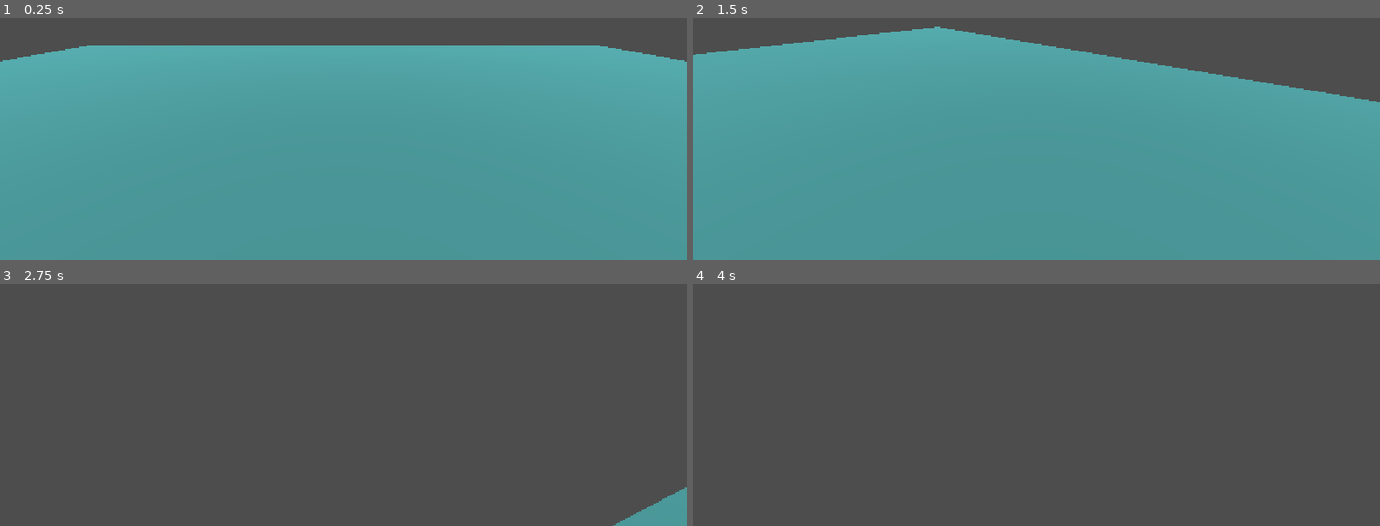
Above: before the commit, frames 1-4 (two rows, left to right).
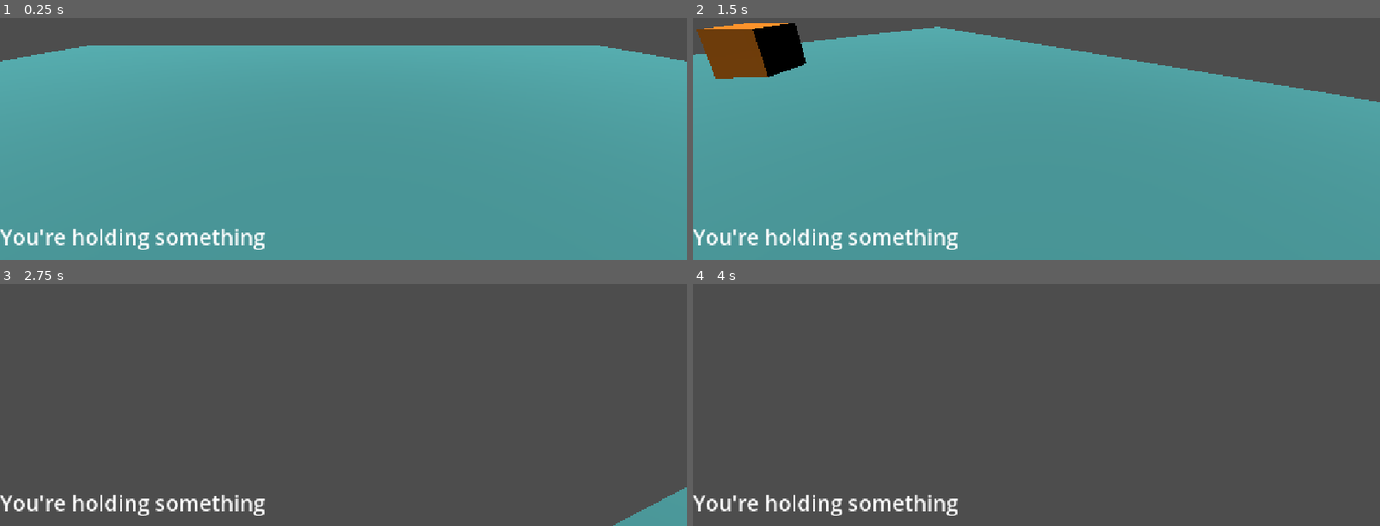
Above: after the commit, the same moments.

Repository: cdurran9/trust-no-one
Game: Godot game, scene res://scenes/levels/test_level.tscn
The game is run twice, just before and just after one commit, with the same random seed, the same clock (stepped at 60 frames per second) and the same inputs.
Inputs (mouse positions are in pixels of both pictures, inside the frame that each line leads up to):
- Up to frame 1 (0.25 s): no input
- Up to frame 2 (1.5 s): tap Enter at 0.5 s; move the mouse to (1070, 66) at 0.52 s; hold W (forward) from 0.53 s (still down); tap E (interact) at 0.6, 1.35 s; move the mouse to (1002, 68) at 1.27 s
- Up to frame 3 (2.75 s): keep holding W (forward); move the mouse to (357, 325) at 2.02 s; tap E (interact) at 2.1 s
- Up to frame 4 (4 s): keep holding W (forward); move the mouse to (1029, 339) at 2.77 s; tap E (interact) at 2.85, 3.6 s; tap Space at 3.5 s; move the mouse to (1084, 337) at 3.52 s

The runs differ from the first frame. In frame 1, 1.2% of the frame differs, in the area x 0-39%, y 86-96%; in frame 2, 4.1%, in the area x 0-39%, y 2-96%; in frame 3, 1.2%; in frame 4, 1.2%.

Commit message:
Ability to pick up items, basic inventory

Diff:
--- a/project.godot
+++ b/project.godot
@@ -23,6 +23,7 @@
 [file_customization]
 
 folder_colors={
+"res://resources/": "purple",
 "res://scenes/": "orange",
 "res://scripts/": "green",
 "res://shaders/": "red"
--- /dev/null
+++ b/resources/contraband/flatscreen_tv.tres
@@ -0,0 +1,10 @@
+[gd_resource type="Resource" script_class="ContrabandItem" format=3 uid="uid://cgga1rfl3agg3"]
+
+[ext_resource type="Script" uid="uid://dctw7issyexm" path="res://scripts/contraband_item.gd" id="1_wpy24"]
+
+[resource]
+script = ExtResource("1_wpy24")
+name = "Flatscreen TV"
+value = 30.0
+heavy = true
+metadata/_custom_type_script = "uid://dctw7issyexm"
--- /dev/null
+++ b/resources/contraband/gameboy.tres
@@ -0,0 +1,9 @@
+[gd_resource type="Resource" script_class="ContrabandItem" format=3 uid="uid://c7v4c5qjmnbom"]
+
+[ext_resource type="Script" uid="uid://dctw7issyexm" path="res://scripts/contraband_item.gd" id="1_bd7u5"]
+
+[resource]
+script = ExtResource("1_bd7u5")
+name = "Game Boy"
+value = 12.0
+metadata/_custom_type_script = "uid://dctw7issyexm"
--- a/scenes/characters/player.tscn
+++ b/scenes/characters/player.tscn
@@ -2,6 +2,8 @@
 
 [ext_resource type="Script" uid="uid://dn26olsq6uk0l" path="res://scripts/player.gd" id="1_rp718"]
 [ext_resource type="Script" uid="uid://dnhth13c23pyo" path="res://scripts/interact.gd" id="2_yewv4"]
+[ext_resource type="PackedScene" uid="uid://csjwitrautj8m" path="res://scenes/components/inventory.tscn" id="3_76oj4"]
+[ext_resource type="PackedScene" uid="uid://clr7yoiarpuvk" path="res://scenes/ui/hud.tscn" id="4_dyp2m"]
 
 [sub_resource type="CapsuleShape3D" id="CapsuleShape3D_y5y0o"]
 
@@ -31,3 +33,8 @@
 transform = Transform3D(1, 0, 0, 0, 1, 0, 0, 0, 1, 0, 1, 0)
 mesh = SubResource("CapsuleMesh_y5y0o")
 surface_material_override/0 = SubResource("StandardMaterial3D_rp718")
+
+[node name="Inventory" parent="." unique_id=944638865 instance=ExtResource("3_76oj4")]
+
+[node name="HUD" parent="." unique_id=1742597532 node_paths=PackedStringArray("inventory") instance=ExtResource("4_dyp2m")]
+inventory = NodePath("../Inventory")
--- /dev/null
+++ b/scenes/components/inventory.tscn
@@ -0,0 +1,6 @@
+[gd_scene format=3 uid="uid://csjwitrautj8m"]
+
+[ext_resource type="Script" uid="uid://c8f418sk368aq" path="res://scripts/inventory.gd" id="1_2fdq2"]
+
+[node name="Inventory" type="Node3D" unique_id=944638865]
+script = ExtResource("1_2fdq2")
--- a/scenes/levels/test_level.tscn
+++ b/scenes/levels/test_level.tscn
@@ -2,6 +2,8 @@
 
 [ext_resource type="PackedScene" uid="uid://dygosmml840uk" path="res://scenes/characters/player.tscn" id="1_jbqir"]
 [ext_resource type="PackedScene" uid="uid://byue3m1a287oa" path="res://scenes/objects/interactable_test.tscn" id="2_yautc"]
+[ext_resource type="Resource" uid="uid://c7v4c5qjmnbom" path="res://resources/contraband/gameboy.tres" id="3_v45ci"]
+[ext_resource type="Resource" uid="uid://cgga1rfl3agg3" path="res://resources/contraband/flatscreen_tv.tres" id="4_48ne7"]
 
 [sub_resource type="StandardMaterial3D" id="StandardMaterial3D_y5y0o"]
 albedo_color = Color(0.26323867, 0.57908136, 0.5860235, 1)
@@ -20,4 +22,9 @@
 transform = Transform3D(1, 0, 0, 0, 0.23176649, 0.97277147, 0, -0.97277147, 0.23176649, 0, 15.424217, 0)
 
 [node name="InteractableTest" parent="." unique_id=1004146454 instance=ExtResource("2_yautc")]
-transform = Transform3D(1, 0, 0, 0, 1, 0, 0, 0, 1, -6.397239, 0.6, 0)
+transform = Transform3D(0.5, 0, 0, 0, 0.5, 0, 0, 0, 0.5, -6.397239, 0.37927365, 0)
+contraband = ExtResource("3_v45ci")
+
+[node name="InteractableTest2" parent="." unique_id=123384614 instance=ExtResource("2_yautc")]
+transform = Transform3D(0.6995243, 0, -0.7146088, 0, 1, 0, 0.7146088, 0, 0.6995243, -6.397239, 0.6, -3.8181944)
+contraband = ExtResource("4_48ne7")
--- a/scenes/ui/hud.tscn
+++ b/scenes/ui/hud.tscn
@@ -1,4 +1,6 @@
 [gd_scene format=3 uid="uid://clr7yoiarpuvk"]
+
+[ext_resource type="Script" uid="uid://cqdsju4jjovrm" path="res://scripts/hud.gd" id="1_0mwgc"]
 
 [node name="HUD" type="Control" unique_id=1742597532]
 layout_mode = 3
@@ -7,3 +9,16 @@
 anchor_bottom = 1.0
 grow_horizontal = 2
 grow_vertical = 2
+mouse_filter = 2
+script = ExtResource("1_0mwgc")
+
+[node name="RichTextLabel" type="RichTextLabel" parent="." unique_id=575459582]
+layout_mode = 1
+anchors_preset = 2
+anchor_top = 1.0
+anchor_bottom = 1.0
+offset_top = -64.0
+offset_right = 1139.0
+grow_vertical = 0
+theme_override_font_sizes/normal_font_size = 36
+text = "You're holding something"
--- /dev/null
+++ b/scripts/contraband_item.gd
@@ -0,0 +1,6 @@
+extends Resource
+class_name ContrabandItem
+
+@export var name : String
+@export var value : float
+@export var heavy : bool
--- /dev/null
+++ b/scripts/hud.gd
@@ -0,0 +1,14 @@
+extends Control
+
+@export var inventory : Inventory
+
+@onready var test_label = $RichTextLabel
+
+func _ready():
+	if inventory != null:
+		inventory.inventory_changed.connect(handle_inventory_changed)
+
+func handle_inventory_changed(items: Array[ContrabandItem]):
+	var names = items.map(func(item: ContrabandItem): return item.name) if items.size() > 0 else "nothing"
+	print(names)
+	test_label.text = "You are carrying {items}".format({"items": ", ".join(names)})
--- a/scripts/interact.gd
+++ b/scripts/interact.gd
@@ -11,7 +11,7 @@
 	else:
 		handle_clear_interaction()
 	if Input.is_action_just_pressed("interact") and interaction_target != null:
-		interaction_target.interact()
+		interaction_target.interact(get_parent())
 
 func handle_interaction():
 	var other = interaction_raycast.get_collider()
--- a/scripts/interactable.gd
+++ b/scripts/interactable.gd
@@ -1,6 +1,6 @@
 class_name Interactable extends Node3D
 
-signal on_interact
+signal on_interact(player: Node3D)
 signal is_highlighted
 
 var text_visible := false
@@ -17,8 +17,8 @@
 	interact_text_node.visible = text_visible
 	text_visible = false
 
-func interact():
-	on_interact.emit()
+func interact(player: Node3D):
+	on_interact.emit(player)
 
 func highlight():
 	text_visible = true
--- a/scripts/interactable_test.gd
+++ b/scripts/interactable_test.gd
@@ -2,6 +2,8 @@
 
 var mat : Material
 var highlight_width := 0
+
+@export var contraband : ContrabandItem
 
 @onready var interactable: Interactable = $Interactable
 @onready var mesh = $MeshInstance3D
@@ -19,5 +21,15 @@
 func show_highlight():
 	highlight_width = 10
 
-func handle_interact():
-	print("I'm the parent, I'll handle this interaction")
+func handle_interact(player: Node3D):
+	var inventory : Inventory
+	for child in player.get_children():
+		if child is Inventory:
+			inventory = child
+			break
+	if inventory == null: return
+	print("Picking up {item}".format({"item": contraband.name}))
+	var added = inventory.add_item(contraband)
+	if not added: return
+	self.visible = false
+	self.process_mode = Node.PROCESS_MODE_DISABLED
--- /dev/null
+++ b/scripts/inventory.gd
@@ -0,0 +1,17 @@
+extends Node3D
+class_name Inventory
+
+signal inventory_changed(items: Array[ContrabandItem])
+
+var carrying : Array[ContrabandItem]
+var has_heavy_item := false
+
+func _ready():
+	inventory_changed.emit(carrying)
+
+func add_item(item: ContrabandItem) -> bool:
+	if has_heavy_item: return false
+	carrying.append(item)
+	has_heavy_item = carrying.any(func(item: ContrabandItem): return item.heavy)
+	inventory_changed.emit(carrying)
+	return true
Not shown, added: scripts/contraband_item.gd.uid
Not shown, added: scripts/hud.gd.uid
Not shown, added: scripts/inventory.gd.uid
